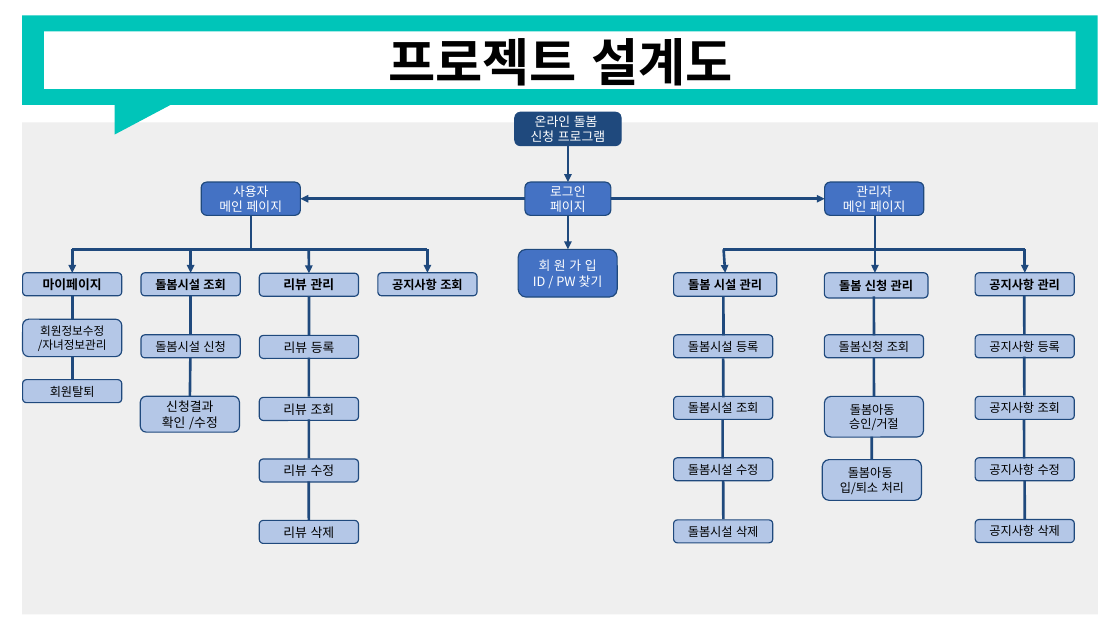
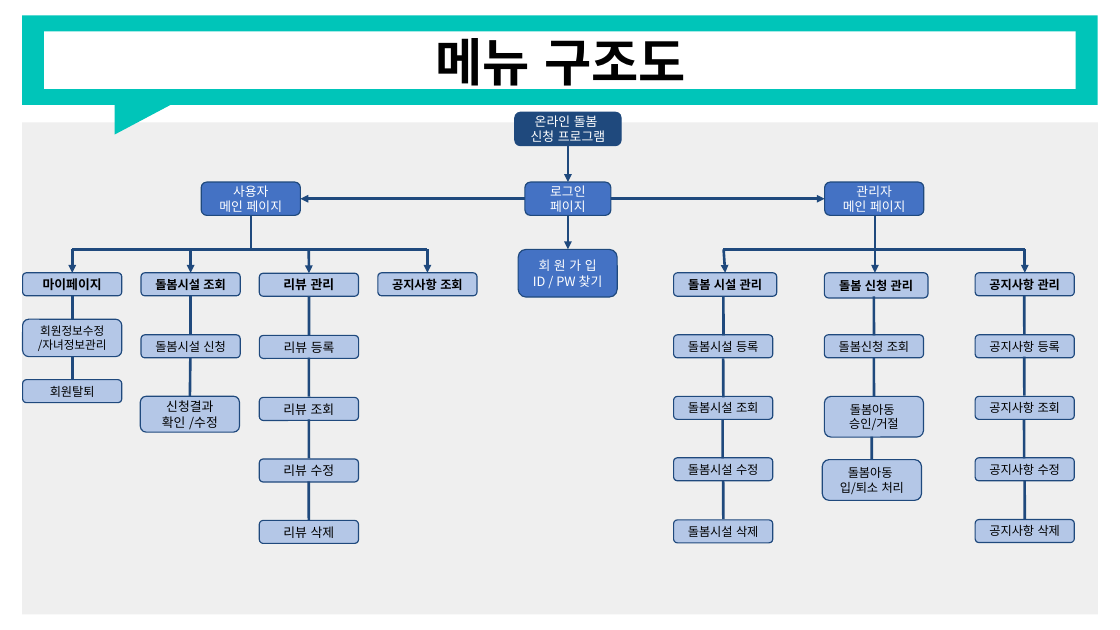
Before and after one commit to RealWarm/Common_Document, a slide deck: slide 5 of 온종일_돌봄/2주차/정훈_산출물_2주차.pptx. Drawn at 1120x630 pixels with LibreOffice and Linux fonts; fonts in the diff are those of the drawing. Boxes give left, top, right and bottom in pixels: in the first picture for what was removed or moved away, otherwise in the second. Text is boxed around its words. In the diff, an @@ line names an element or a change of style, - is before the commit and + after.

```diff
--- a/온종일_돌봄/2주차/정훈_산출물_2주차.pptx
+++ b/온종일_돌봄/2주차/정훈_산출물_2주차.pptx
@@ title at [435,29,686,94]: text changed @@
-프로젝트 설계도
+메뉴 구조도
```
Also in this commit, not shown: 3 other slides changed, 12 other files.
